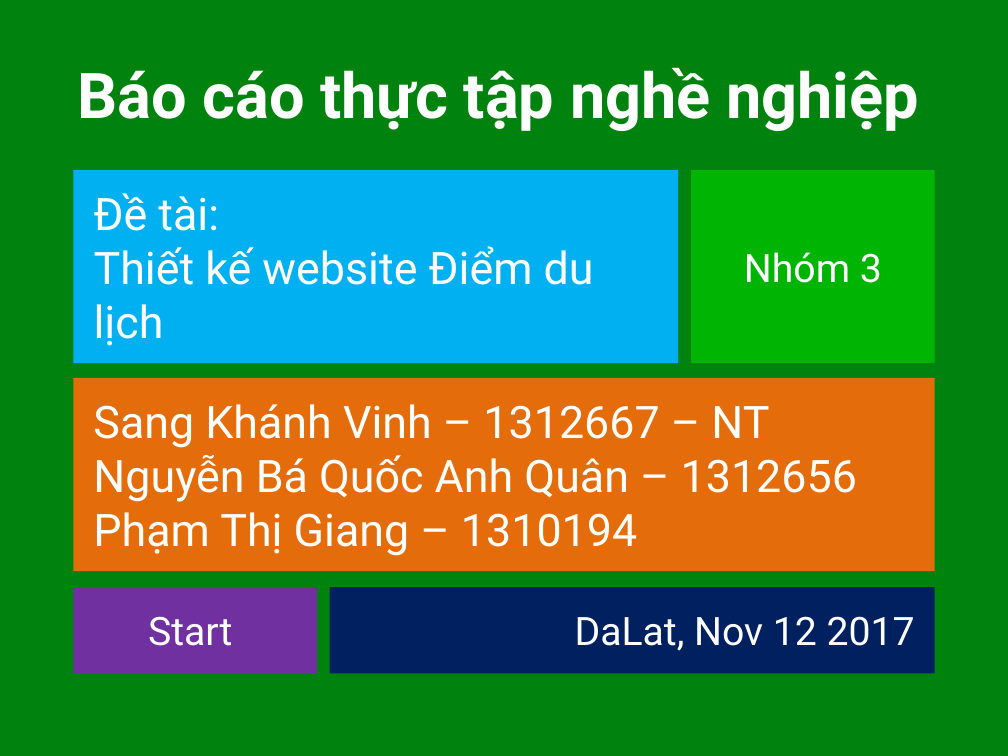
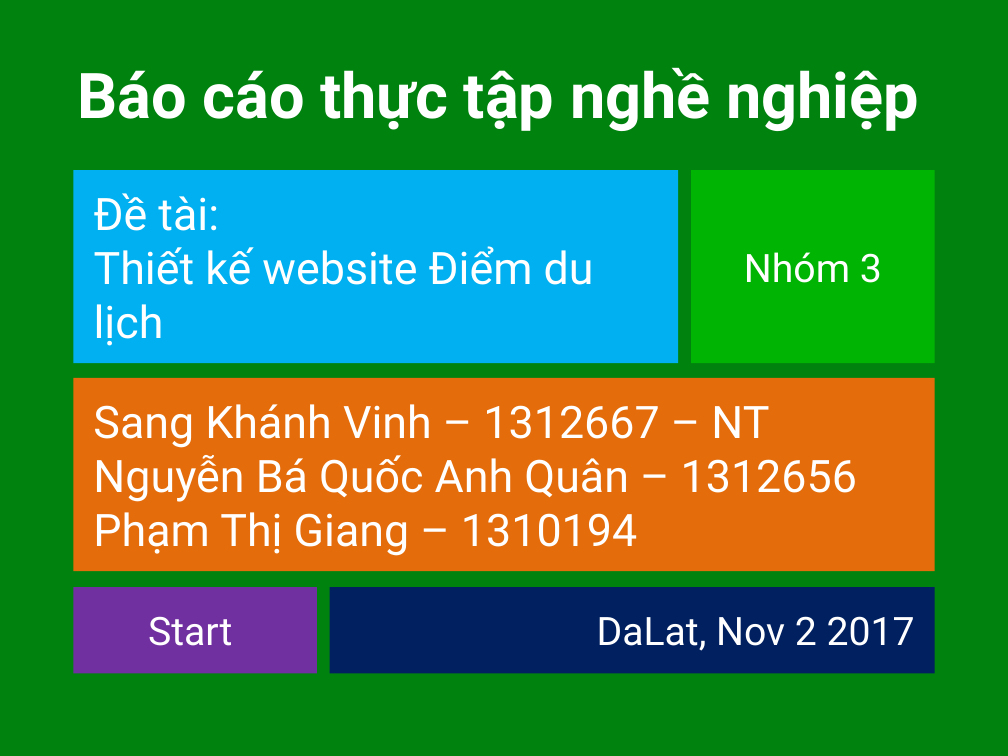
Before and after one commit to xknguyen/quan-li-diem-du-lich, a slide deck: slide 1 of BaoCao/BaoCao.pptx. Drawn at 1008x756 pixels with LibreOffice and Linux fonts; fonts in the diff are those of the drawing. Boxes give left, top, right and bottom in pixels: in the first picture for what was removed or moved away, otherwise in the second. Text is boxed around its words. In the diff, an @@ line names an element or a change of style, - is before the commit and + after.

Commit message:
ok

```diff
--- a/BaoCao/BaoCao.pptx
+++ b/BaoCao/BaoCao.pptx
@@ text in rectangle at (597,616,915,651): text changed @@
-DaLat, Nov 12 2017
+DaLat, Nov 2 2017
```
